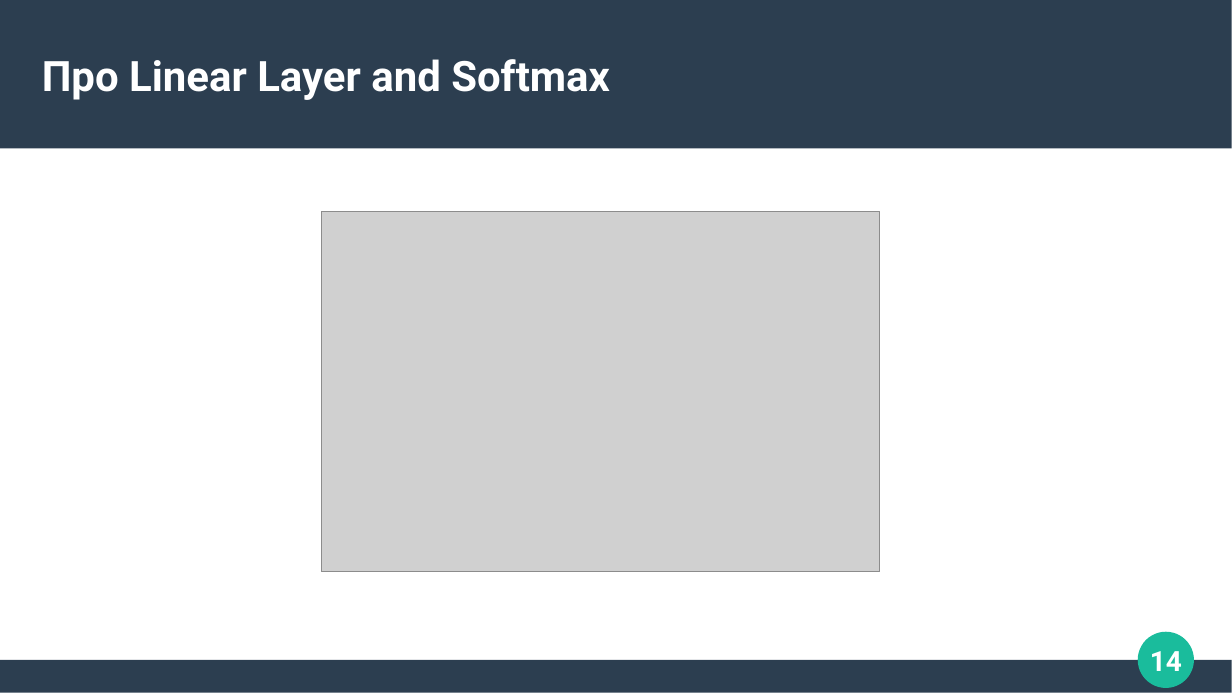
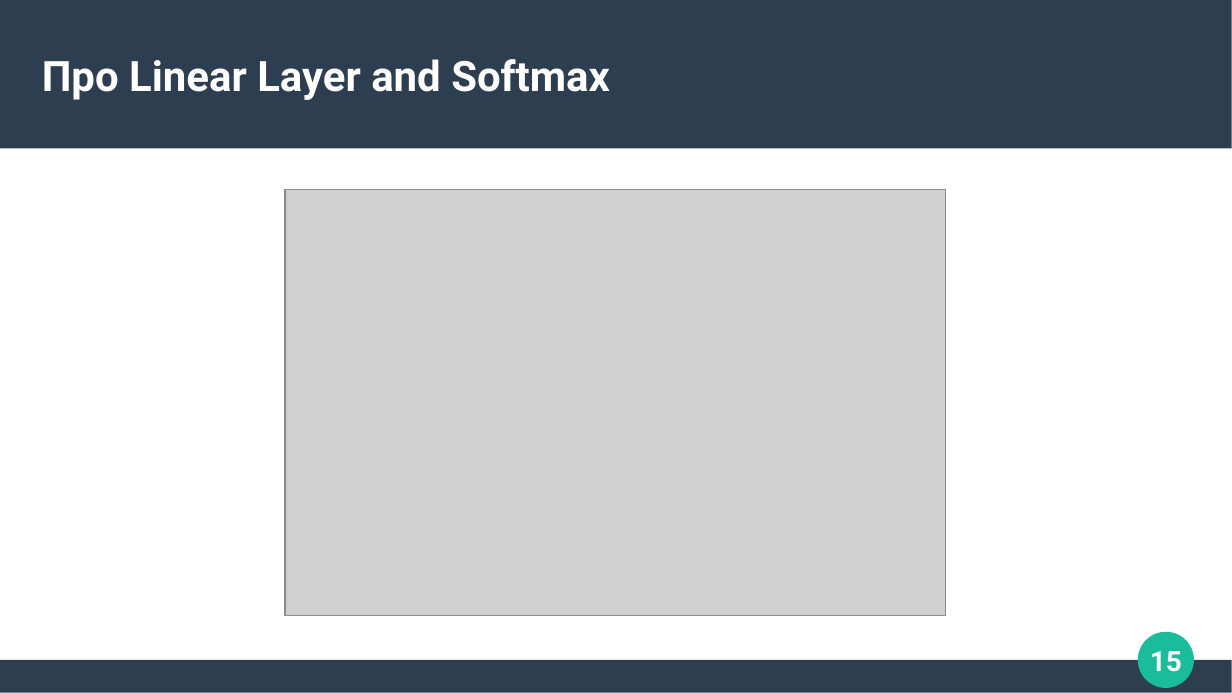
Before and after one commit to Zorinal/FilmBot, a slide deck: slide 15 of Трансфомеры.pptx (slide 14 before the commit). Drawn at 1232x693 pixels with LibreOffice and Linux fonts; fonts in the diff are those of the drawing; grey boxes stand for pictures. Boxes give left, top, right and bottom in pixels: in the first picture for what was removed or moved away, otherwise in the second. Text is boxed around its words. In the diff, an @@ line names an element or a change of style, - is before the commit and + after.

```diff
--- a/Трансфомеры.pptx
+++ b/Трансфомеры.pptx
@@ picture: place and size @@
-picture at [321,211,880,572]
+picture at [285,189,946,616]
@@ page number at [1150,651,1182,672]: text changed @@
-14
+15
```
Also in this commit, not shown: 12 other slides changed, 1 slide added.
